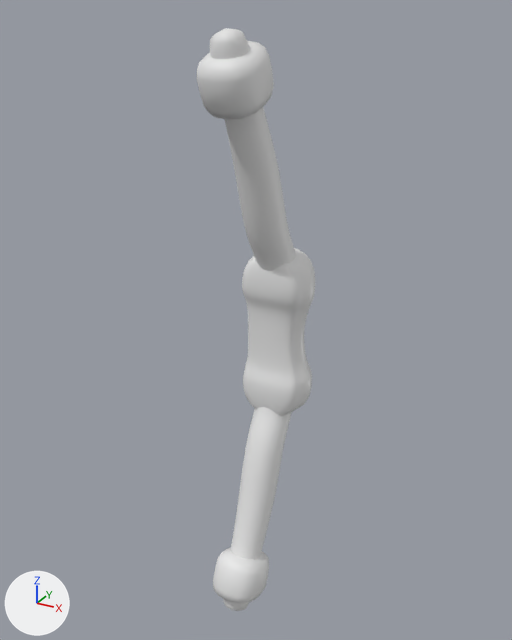
The glTF model Assets/Models/LevelObjects/Entities/Items/Bow/Bow.glb as it was, and as the next commit left it.
Before and after are seen from a camera (50 mm lens) standing at (10.82, -21.48, 11.01) and looking at (-0.27, -1.33, 0.93). Every picture has the same lights, and +X, +Y and +Z are marked at lower left. Where no turn or scale is listed for an object, it has been applied to the vertices.

Before the edit, the objects in view are built like this:
```python
me_mesh = bpy.data.meshes.new('Mesh')
me_mesh.from_pydata(...)  # 1314 vertices, 2624 faces; spans x -1.36..1.36, y -1.07..0.89, z -3.17..3.17
me_mesh.materials.append(mat_material)  # white #e7e7e7
me_mesh_001 = bpy.data.meshes.new('Mesh.001')
me_mesh_001.from_pydata(...)  # 1922 vertices, 3712 faces; spans x -0.7..0.7, y -3.9..0.5, z -10.5..10.5
me_mesh_002 = bpy.data.meshes.new('Mesh.002')
me_mesh_002.from_pydata(...)  # 196 vertices, 384 faces; spans x -1.0..1.0, y -0.5..1.8, z -10.2..10.2
ob_cube = bpy.data.objects.new('Cube', me_mesh)
ob_cube.location = (0.0, -0.01, 0.0)
ob_cube_001 = bpy.data.objects.new('Cube.001', me_mesh_002)
ob_cube_001.location = (0.0, -3.68, 0.0)
ob_cylinder = bpy.data.objects.new('Cylinder', me_mesh_001)
ob_cylinder.location = (0.0, 0.0, 0.0)
```
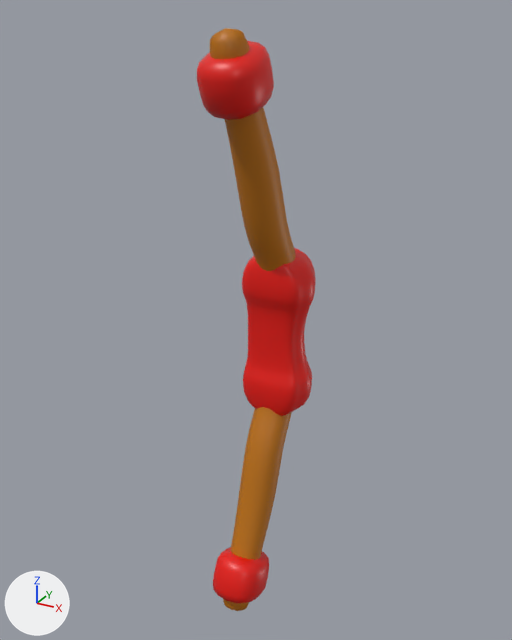
Commit message: improved bow model

Location of each change, [x1, y1, x2, y2] in pixels of the pictures (512 x 640 px):
'Cylinder', recoloured: [210, 28, 296, 611] in both
'Cube', recoloured (white to red): [242, 248, 316, 416] in both
'Cube.001', recoloured (white to red): [197, 41, 274, 603] in both

Patch to the scene script:
```diff
--- a/Assets/Models/LevelObjects/Entities/Items/Bow/Bow.glb.py
+++ b/Assets/Models/LevelObjects/Entities/Items/Bow/Bow.glb.py
@@ mat_leather @@
+mat_leather = principled_material('Leather')
+mat_leather.base_color = (0.8, 0.00587, 0.00177)  # red #e71206
+mat_leather.roughness = 0.4
@@ mat_wood @@
+mat_wood = principled_material('Wood')
+mat_wood.base_color = (0.507, 0.166, 0.0)  # orange #bd7100
@@ me_mesh @@
 me_mesh.from_pydata(...)  # 1314 vertices, 2624 faces; spans x -1.36..1.36, y -1.07..0.89, z -3.17..3.17
-me_mesh.materials.append(mat_material)  # white #e7e7e7
+me_mesh.materials.append(mat_leather)  # red #e71206
@@ me_mesh_001 @@
 me_mesh_001.from_pydata(...)  # 1922 vertices, 3712 faces; spans x -0.7..0.7, y -3.9..0.5, z -10.5..10.5
+me_mesh_001.materials.append(mat_wood)  # orange #bd7100
@@ me_mesh_002 @@
 me_mesh_002.from_pydata(...)  # 196 vertices, 384 faces; spans x -1.0..1.0, y -0.5..1.8, z -10.2..10.2
+me_mesh_002.materials.append(mat_leather)  # red #e71206
```
